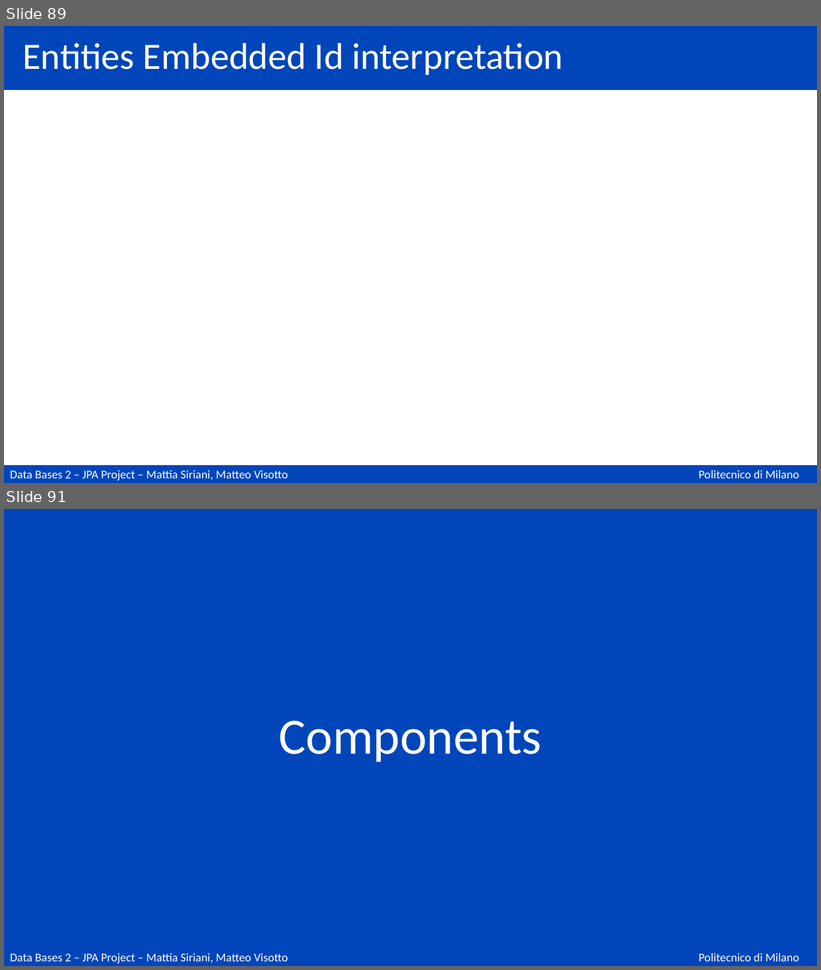
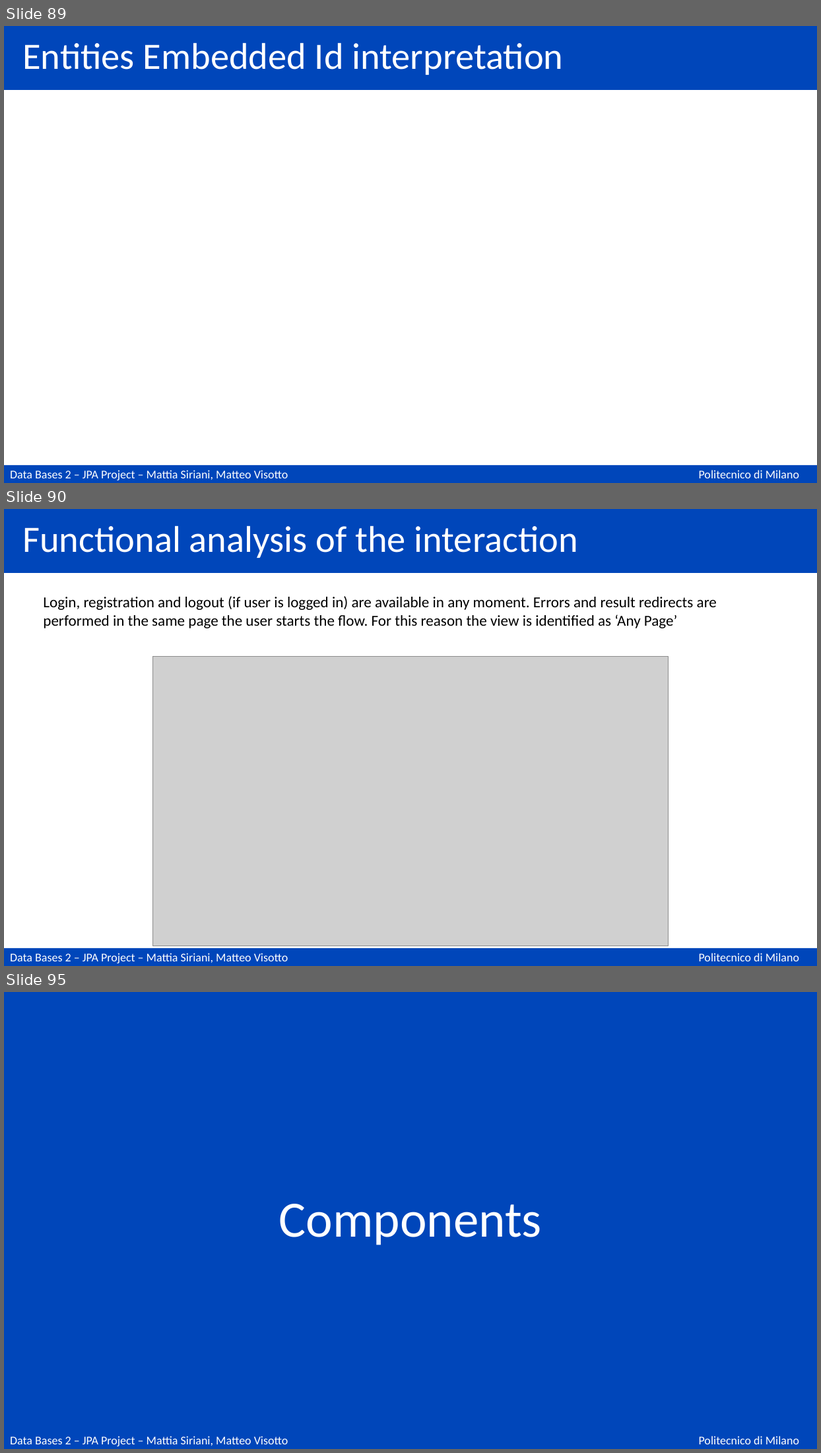
Before and after one commit to matteovisotto/DB2-SirianiVisotto, a slide deck: Documentation.pptx. Shown one above the other, each under a label of ours: slides 89 and 91 before the commit, slides 89, 90 and 95 after it; the slides between them are not shown. The pictures are 821x970 and 821x1453 pixels, drawn with LibreOffice and Linux fonts; fonts in the diff are those of the drawing; grey boxes stand for pictures. Boxes give left, top, right and bottom in pixels: in the first picture for what was removed or moved away, otherwise in the second. Text is boxed around its words. In the diff, an @@ line names an element or a change of style, - is before the commit and + after.

```diff
--- a/Documentation.pptx
+++ b/Documentation.pptx
@@ slide 90 added at bbox=[4, 509, 817, 966], background #FFFFFF; not listed: 3 template elements that a slide beside it also shows @@
@@ title added at bbox=[22, 525, 579, 558], 44 pt, text #FFFFFF @@
+Functional analysis of the interaction
@@ text added at bbox=[43, 596, 717, 628], 18 pt, text #000000 @@
+Login, registration and logout (if user is logged in) are available in any moment. Errors and result redirects are performed in the same page the user starts the flow. For this reason the view is identified as ‘Any Page’
@@ picture added at bbox=[153, 656, 669, 947] @@
@@ what was slide 91 is now slide 95 @@
```
Also in this commit, not shown: 4 other slides added, 1 slide removed.
